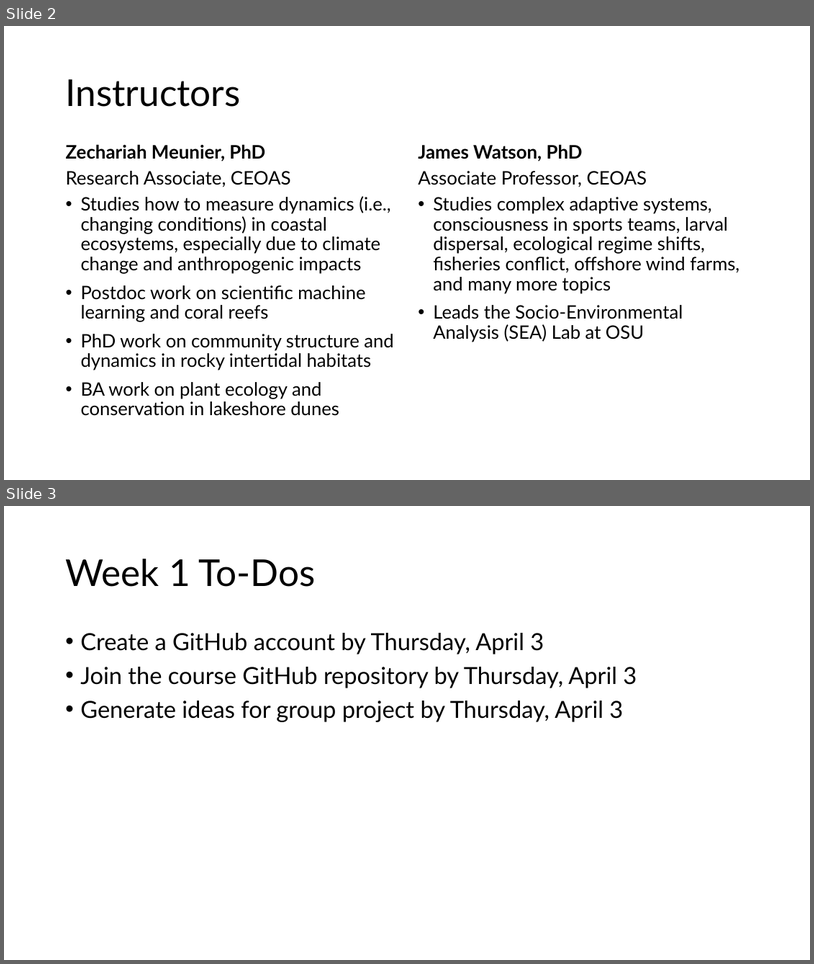
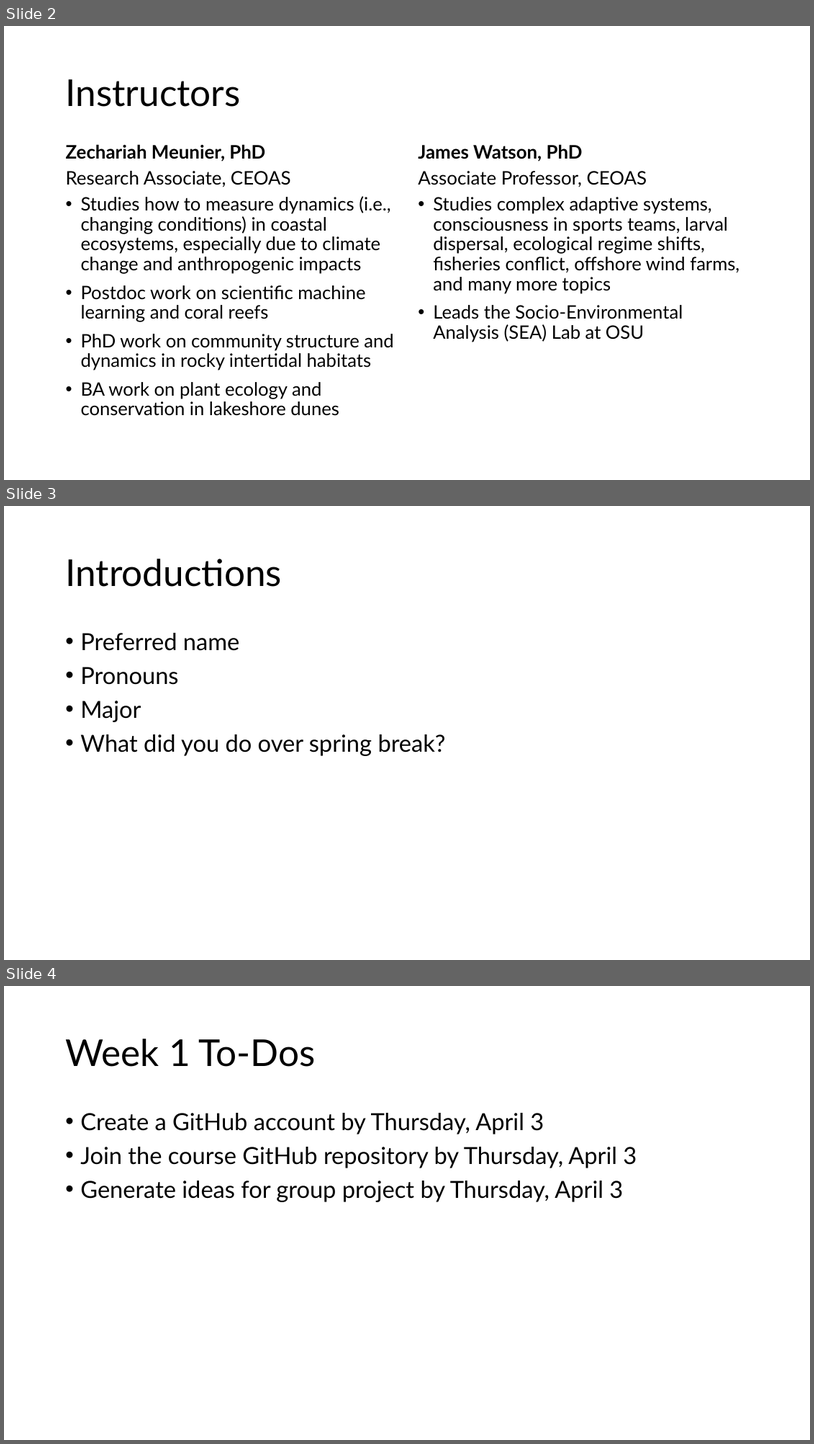
Before and after one commit to watsonjr/Analytical_Workflows_Fall2025, a slide deck: Module 1/Week 1/Intro to Analytical Workflows.pptx. Shown one above the other, each under a label of ours: slides 2 and 3 before the commit, slides 2, 3 and 4 after it. The pictures are 814x964 and 814x1444 pixels, drawn with LibreOffice and Linux fonts; fonts in the diff are those of the drawing. Boxes give left, top, right and bottom in pixels: in the first picture for what was removed or moved away, otherwise in the second. Text is boxed around its words. In the diff, an @@ line names an element or a change of style, - is before the commit and + after.

Commit message:
Add another slide

```diff
--- a/Module 1/Week 1/Intro to Analytical Workflows.pptx
+++ b/Module 1/Week 1/Intro to Analytical Workflows.pptx
@@ slide 3 added at (4,506,810,960), background #FFFFFF @@
@@ title added at (65,559,282,587), 44 pt, text #000000 @@
+Introductions
@@ text added at (80,633,446,756), 28 pt, text #000000 @@
+• Preferred name
+• Pronouns
+• Major
+• What did you do over spring break?
@@ what was slide 3 is now slide 4 @@
```
